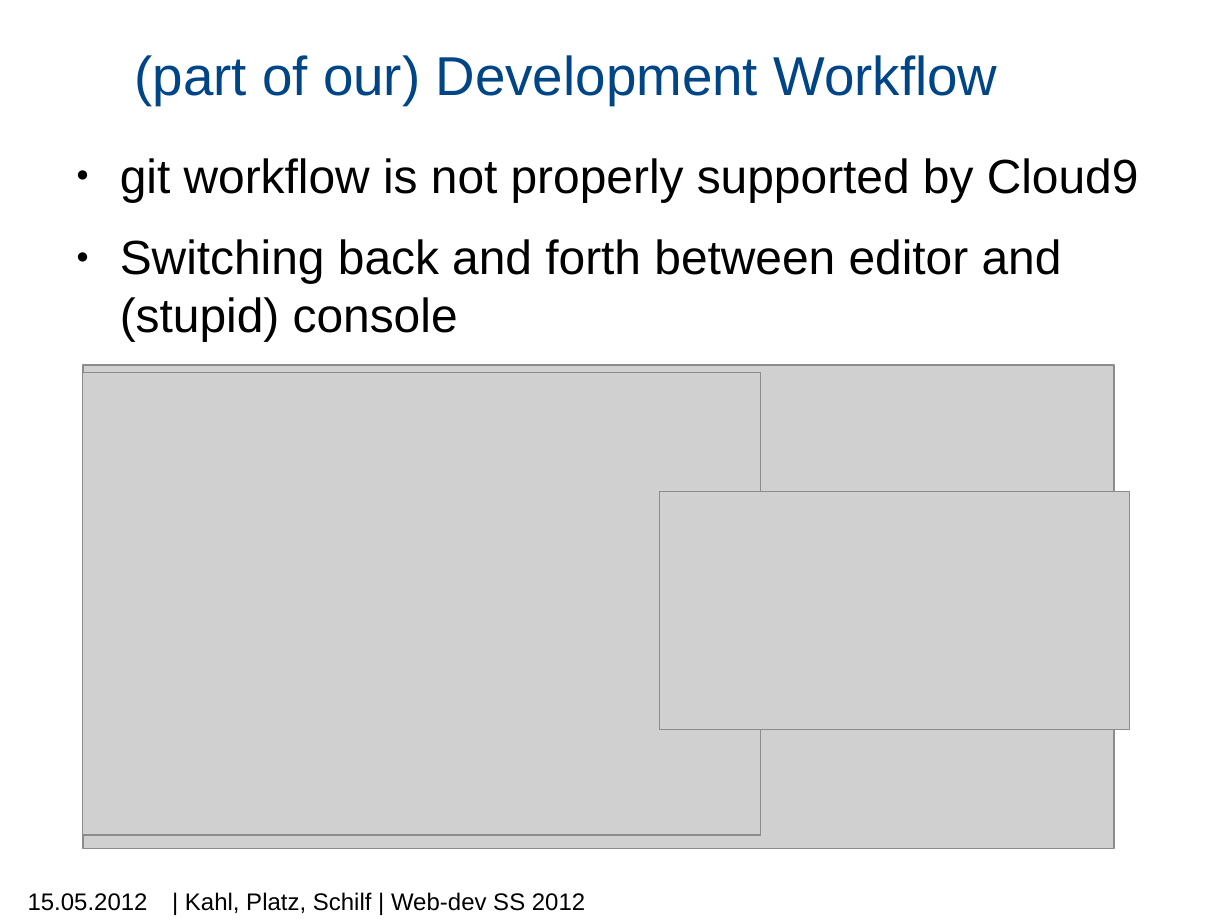
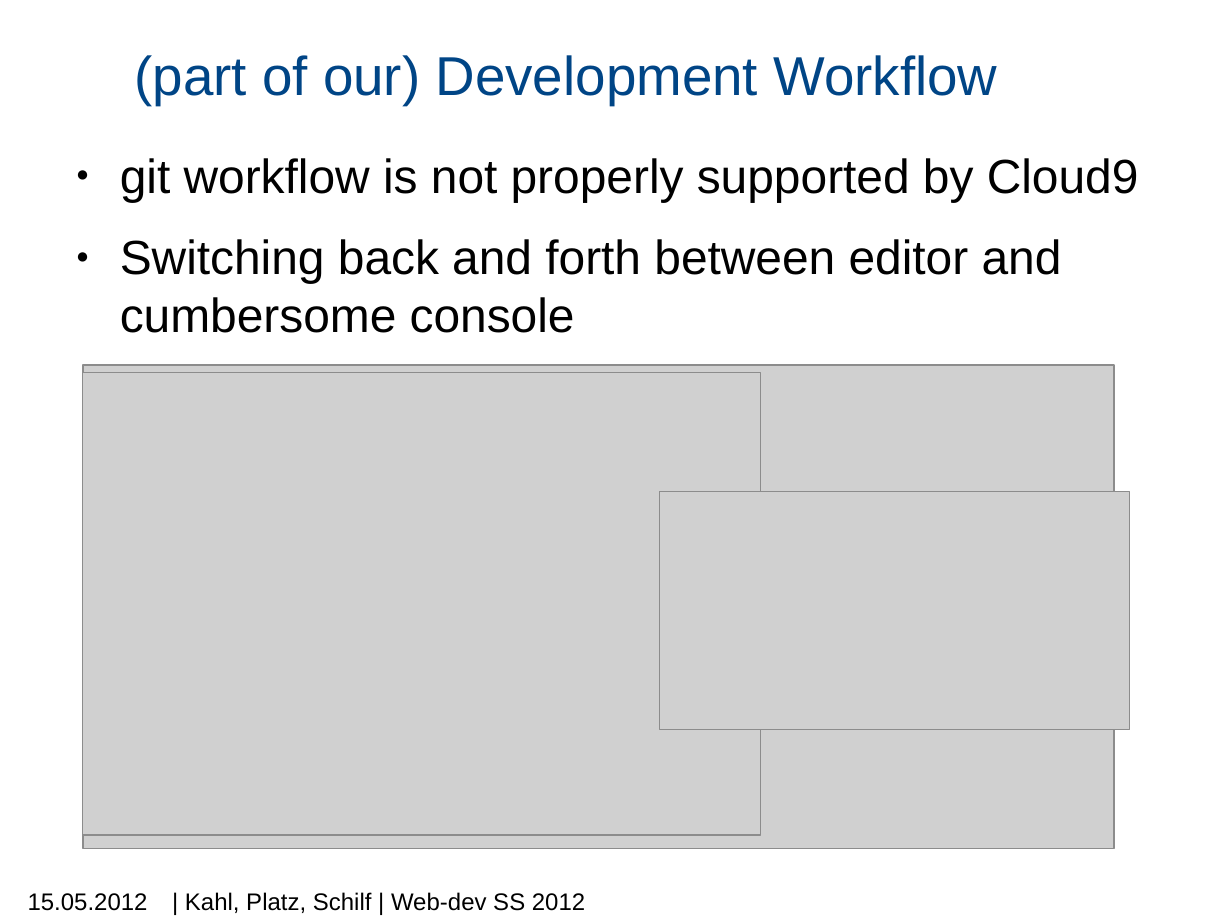
Before and after one commit to machisuji/webdev-spm, a slide deck: slide 3 of seminar/presentation/mps-c9.pptx. Drawn at 1232x924 pixels with LibreOffice and Linux fonts; fonts in the diff are those of the drawing; grey boxes stand for pictures; background and template pictures are left out. Boxes give left, top, right and bottom in pixels: in the first picture for what was removed or moved away, otherwise in the second. Text is boxed around its words. In the diff, an @@ line names an element or a change of style, - is before the commit and + after.

Commit message:
update presentation

```diff
--- a/seminar/presentation/mps-c9.pptx
+++ b/seminar/presentation/mps-c9.pptx
@@ text at bbox=[120, 239, 1062, 333]: text changed @@
-● Switching back and forth between editor and
-  (stupid) console
+● Switching back and forth between editor and
+  cumbersome console
```
Also in this commit, not shown: 2 slides added, 1 slide removed.
